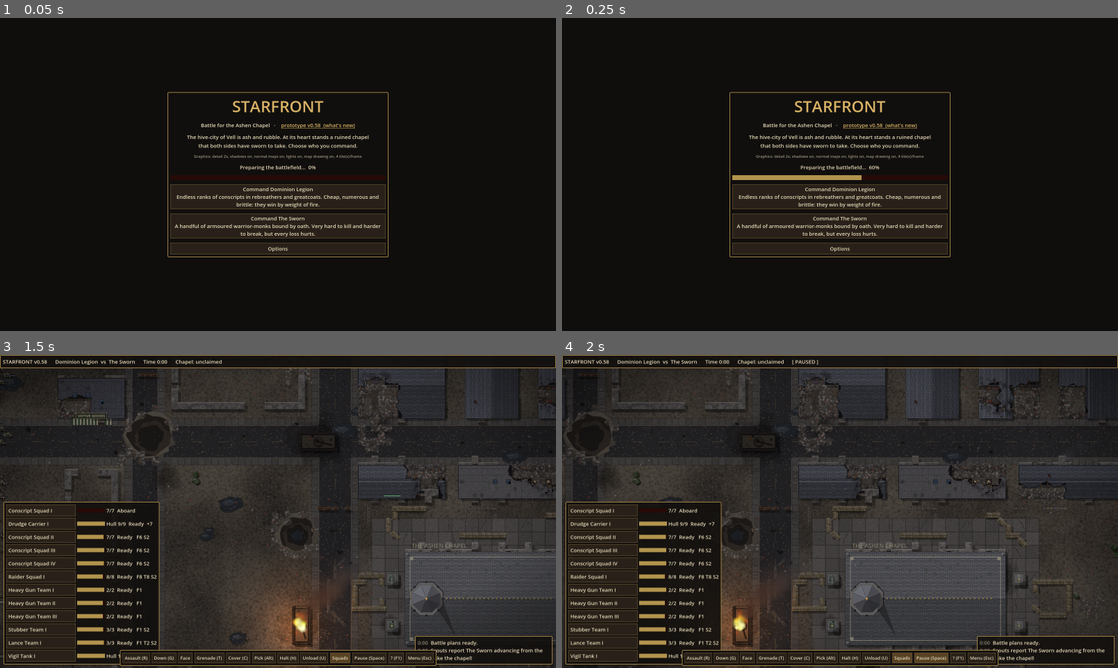
Above: before the commit, frames 1-4 (two rows, left to right).
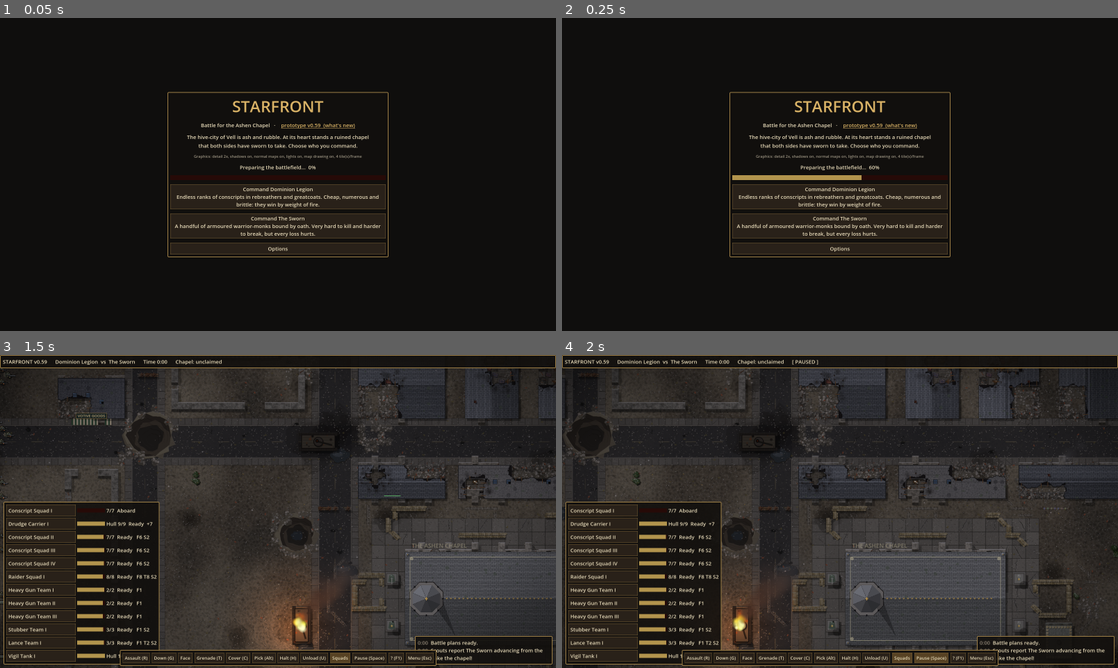
Above: after the commit, the same moments.

Repository: sirspoon/StarFront
Game: Godot game, scene res://scenes/main.tscn
Same seed, same stepped clock (60 frames per second), same inputs: the game is played once before the commit and once after it. Sound files missing from this copy of the repository are replaced by a short silence.
Inputs (mouse positions are in pixels of both pictures, inside the frame that each line leads up to):
- Up to frame 1 (0.05 s): no input
- Up to frame 2 (0.25 s): no input
- Up to frame 3 (1.5 s): click "Command Dominion Legion Endle…" at 0.5 s; tap Enter at 1.25 s; move the mouse to (400, 495) at 1.27 s; hold D from 1.28 s (still down); hold Shift from 1.28 s (still down); click (400, 495) at 1.42 s
- Up to frame 4 (2 s): keep holding D; keep holding Shift; tap Space at 1.52 s

The runs differ from the first frame. In frame 1, less than 0.1% of the frame differs, in the area x 57-58%, y 34-35%; in frame 2, less than 0.1%; in frame 3, 1.4%, in the area x 0-100%, y 2-100%; in frame 4, 1.3%.

Commit message:
v0.59: concrete bunkers with firing slits on the defended approaches
Co-Authored-By: Claude Opus 5.5 <noreply@anthropic.com>
Claude-Session: https://claude.ai/code/session_01Q9zFWq6qGPKtGhTxhDqH85

Diff:
--- a/project.godot
+++ b/project.godot
@@ -7,7 +7,7 @@
 
 config/name="StarFront"
 config/description="Real-time squad tactics in a ruined gothic future."
-config/version="0.58"
+config/version="0.59"
 run/main_scene="res://scenes/main.tscn"
 config/features=PackedStringArray("4.3", "GL Compatibility")
 config/icon="res://icon.svg"
--- a/scripts/battle_map.gd
+++ b/scripts/battle_map.gd
@@ -20,6 +20,8 @@
 const TERRAIN_NAMES := ["Open ground", "Rubble", "Crater", "Ruin floor", "Wall", "Wreck", "Low cover", "Window",
 		"Bushes", "Hedge", "Barbed wire", "Trench"]
 const WINDOW_COVER := 0.5  # a man firing from just inside a window
+const SLIT_COVER := 0.78   # ...or a bunker's firing slit
+const BUNKER_WALL_HP := 320.0
 
 ## Low cover: chest-high things troops crouch behind and fire over. It doesn't block
 ## sight, infantry can clamber over it slowly, vehicles go round. It soaks up more
@@ -64,6 +66,7 @@
 var props: Array = []
 ## Railway sidings, drawn on the ground: [start cell, length in cells, horizontal].
 var rails: Array = []
+var bunker_mask := PackedByteArray()  # 1 on every cell of a bunker
 var building_name: Array[String] = []
 var building_front: Array[int] = []
 const SHOP_NAMES := ["CANDLE & CENSER", "RELIC MENDER", "BREAD OF VELL", "PAWN & SCRIP", "APOTHECARY",
@@ -169,7 +172,7 @@
 		elif nt == T.RUBBLE:
 			v = 0.4
 		elif nt == T.WINDOW:
-			v = WINDOW_COVER + 0.1  # a firing position: safe, and he can shoot out
+			v = (SLIT_COVER if is_bunker(n) else WINDOW_COVER) + 0.1  # a firing position: safe, and he can shoot out
 		elif nt == T.WALL or nt == T.WRECK:
 			v = 0.3  # safe, but he can't shoot through it
 		best = maxf(best, v * (1.0 if off == 0.0 else 0.8))
@@ -196,7 +199,7 @@
 	elif ft == T.WALL or ft == T.WRECK:
 		cov = maxf(cov, 0.55)
 	elif ft == T.WINDOW:
-		cov = maxf(cov, WINDOW_COVER)
+		cov = maxf(cov, SLIT_COVER if is_bunker(cell_of(target_pos + dir * CELL)) else WINDOW_COVER)
 	var lc := cover_cell(target_pos, shooter_pos)
 	if lc.x >= 0:
 		cov = maxf(cov, low_cover_at(lc))
@@ -437,6 +440,8 @@
 	low_kind.fill(0)
 	crushed.resize(W * H)
 	crushed.fill(0)
+	bunker_mask.resize(W * H)
+	bunker_mask.fill(0)
 	_make_city()
 	for i in 22:
 		_make_crater()
@@ -736,6 +741,8 @@
 ## across the streets leading in.
 func _fortify() -> void:
 	_fortify_site(chapel, [0.0, PI, PI * 0.25, -PI * 0.25, PI * 0.75, -PI * 0.75, PI * 0.5, -PI * 0.5])
+	_make_bunker(chapel, 0)  # bunkers on the chapel's east and west approaches
+	_make_bunker(chapel, 2)
 	var picks: Array = []
 	for i in range(1, buildings.size()):
 		var k := building_kind[i]
@@ -746,6 +753,7 @@
 		var r: Rect2i = buildings[i]
 		var east := r.get_center().x > W / 2  # positions face the way the enemy would come
 		_fortify_site(r, [0.0 if east else PI, (0.4 if east else PI - 0.4), (-0.4 if east else PI + 0.4)])
+		_make_bunker(r, 0 if east else 2)
 
 
 func _fortify_site(site: Rect2i, angles: Array) -> void:
@@ -803,6 +811,44 @@
 	return true
 
 
+## A small concrete bunker out on one approach to a site (side 0 east, 1 south, 2 west,
+## 3 north): thick walls, a long firing slit in the front facing the approach, and a doorway
+## at the back facing the site.
+func _make_bunker(site: Rect2i, side: int) -> void:
+	var dirs := [Vector2i(1, 0), Vector2i(0, 1), Vector2i(-1, 0), Vector2i(0, -1)]
+	var out: Vector2i = dirs[side]
+	var size := Vector2i(4, 5) if out.x != 0 else Vector2i(5, 4)
+	for attempt in 14:
+		var dist := rng.randi_range(5, 10)
+		var c := site.get_center()
+		var base := Vector2i(site.end.x + dist if out.x > 0 else (site.position.x - dist - size.x if out.x < 0 else c.x - size.x / 2),
+				site.end.y + dist if out.y > 0 else (site.position.y - dist - size.y if out.y < 0 else c.y - size.y / 2))
+		base += Vector2i(0, rng.randi_range(-6, 6)) if out.x != 0 else Vector2i(rng.randi_range(-6, 6), 0)
+		var r := Rect2i(base, size)
+		var ok := r.position.x >= 17 and r.end.x <= W - 17 and r.position.y >= 1 and r.end.y <= H - 1 and not _overlaps(r.grow(1))
+		if ok:
+			for x in range(r.position.x - 1, r.end.x + 1):
+				for y in range(r.position.y - 1, r.end.y + 1):
+					var t := get_t(Vector2i(x, y))
+					if is_road(Vector2i(x, y)) or not (t == T.OPEN or t == T.RUBBLE or t == T.BUSH):
+						ok = false
+		if not ok:
+			continue
+		buildings.append(r)
+		_note_building("bunker")
+		_fill_room(r)
+		for x in range(r.position.x, r.end.x):
+			for y in range(r.position.y, r.end.y):
+				bunker_mask[y * W + x] = 1
+		# the firing slit along the front, and the doorway at the back
+		var front := _side_cells(r, [3, 1, 2, 0][side])
+		var back := _side_cells(r, [2, 0, 3, 1][side])
+		for k in front.size():
+			set_t(front[k], T.WINDOW)
+		set_t(back[back.size() / 2], T.FLOOR)
+		return
+
+
 ## Barricades across the streets leading to a site, a little way out from it, each with a
 ## gap to squeeze through.
 func _street_barricades(site: Rect2i) -> void:
@@ -960,6 +1006,10 @@
 
 ## Can fire take hold here (a flamer's jet)? Bushes, hedges, wooden barricades, crates,
 ## and the furnishings of rooms.
+func is_bunker(c: Vector2i) -> bool:
+	return in_bounds(c) and bunker_mask[c.y * W + c.x] == 1
+
+
 func flammable(c: Vector2i) -> bool:
 	var t := get_t(c)
 	if t == T.BUSH or t == T.HEDGE:
@@ -1054,7 +1104,7 @@
 			if d > reach:
 				continue
 			var j := c.y * W + c.x
-			roof_hp[j] = maxf(0.0, roof_hp[j] - dmg * clampf(1.0 - d / (reach * 1.2), 0.3, 1.0))
+			roof_hp[j] = maxf(0.0, roof_hp[j] - dmg * clampf(1.0 - d / (reach * 1.2), 0.3, 1.0) * (0.2 if bunker_mask[j] == 1 else 1.0))
 			touched[building_of[j]] = true
 	for b in touched:
 		if b >= 0:
@@ -1087,6 +1137,8 @@
 	for y in H:
 		for x in W:
 			var hp := CHAPEL_WALL_HP if chapel.grow(1).has_point(Vector2i(x, y)) else WALL_HP
+			if bunker_mask[y * W + x] == 1:
+				hp = BUNKER_WALL_HP  # thick reinforced concrete
 			if grid[y * W + x] == T.LOW:
 				hp = LOW_HP[low_kind[y * W + x]]
 			elif grid[y * W + x] == T.WINDOW:
@@ -1100,7 +1152,7 @@
 			for c in _side_cells(b, side) + [b.position, Vector2i(b.end.x - 1, b.position.y),
 					Vector2i(b.position.x, b.end.y - 1), b.end - Vector2i.ONE]:
 				var t := get_t(c)
-				if is_wall(t) or t == T.LOW or (is_chapel and t == T.FLOOR):
+				if is_wall(t) or t == T.LOW or ((is_chapel or is_bunker(c)) and t == T.FLOOR):
 					continue
 				if t == T.OPEN:
 					set_t(c, T.RUBBLE)
--- a/scripts/game_data.gd
+++ b/scripts/game_data.gd
@@ -2,7 +2,7 @@
 extends RefCounted
 ## Factions, soldier types and weapons. Balance tuning lives here.
 
-const VERSION := "0.58"
+const VERSION := "0.59"
 
 ## range in pixels (16 px = 1 map cell); cooldown = seconds between bursts;
 ## acc = base hit chance; ap = how much infantry armour it ignores; supp = suppression per shot;
--- a/scripts/map_painter.gd
+++ b/scripts/map_painter.gd
@@ -1029,6 +1029,8 @@
 func _wall_base(c: Vector2i) -> Color:
 	if map.chapel.grow(1).has_point(c):
 		return Color(0.52, 0.5, 0.47)  # pale, older ferrocrete
+	if map.is_bunker(c):
+		return Color(0.34, 0.34, 0.31)  # dark, heavy military concrete
 	# each building was cast from its own batch of concrete
 	for i in map.buildings.size():
 		if map.buildings[i].grow(1).has_point(c):
@@ -1197,8 +1199,13 @@
 	var o := Vector2(c) * C - Vector2(0, h)
 	var base := _wall_base(c)
 	var horiz := map.is_wall(map.get_t(c + Vector2i(-1, 0))) or map.is_wall(map.get_t(c + Vector2i(1, 0)))
-	# the opening runs across the wall's thickness
+	# the opening runs across the wall's thickness (a bunker's firing slit: long and narrow, joined up)
 	var gap := Rect2(o + Vector2(3, 5), Vector2(10, 6)) if horiz else Rect2(o + Vector2(5, 3), Vector2(6, 10))
+	if map.is_bunker(c):
+		gap = Rect2(o + Vector2(0, 6), Vector2(C, 3.5)) if horiz else Rect2(o + Vector2(6, 0), Vector2(3.5, C))
+		draw_rect(gap.grow(1.2), base.darkened(0.5))
+		draw_rect(gap, Color(0.04, 0.04, 0.05))
+		return
 	var dark := Color(0.07, 0.07, 0.08)
 	draw_rect(gap.grow(0.8), base.darkened(0.55))   # shadowed reveal
 	draw_rect(gap, dark)
@@ -1385,6 +1392,15 @@
 				_box(m + Vector2(0, 5), Vector2(3.5, 3.5), WOOD.darkened(0.2), 0.0)
 				for k in 3:  # papers strewn about
 					draw_rect(Rect2(m + Vector2(_h(c.x, k, 307) * 14 - 7, _h(k, c.y, 308) * 14 - 7), Vector2(3, 2)), Color(0.78, 0.75, 0.68, 0.8))
+		"bunker":
+			if roll < 0.35:
+				_crate(m + Vector2(-2, 1), 6.0, pick)  # ammunition boxes
+				draw_rect(Rect2(m + Vector2(-4, -1), Vector2(4, 1)), Color(0.65, 0.55, 0.25))
+			elif roll < 0.55:
+				_box(m, Vector2(12, 4), WOOD.darkened(0.1), 0.0)  # a bench
+			elif roll < 0.65:
+				_box(m, Vector2(5, 4), Color(0.25, 0.27, 0.22), 0.0)  # a field telephone
+				draw_line(m + Vector2(2.5, 0), m + Vector2(8, 5), Color(0.1, 0.1, 0.1), 0.6)
 		"warehouse":
 			if roll < 0.2:
 				_box(m, Vector2(12, 12), WOOD.darkened(0.1), _h(c.x, c.y, 309) * 0.2)  # a pallet
--- a/scripts/roofs.gd
+++ b/scripts/roofs.gd
@@ -179,7 +179,7 @@
 		var ridge := (r.position.y + r.size.y * 0.5) * C if horiz else (r.position.x + r.size.x * 0.5) * C
 		var is_chapel := r == map.chapel
 		var kind: String = map.building_kind[index] if index < map.building_kind.size() else "home"
-		var flat := kind == "shop" or kind == "office"  # flat roofs: tar paper or concrete
+		var flat := kind == "shop" or kind == "office" or kind == "bunker"  # flat roofs: tar paper or concrete
 		var metal := kind == "industry" or kind == "warehouse"  # corrugated iron on the works and warehouses
 		var slate := Color(0.23, 0.235, 0.245) if not is_chapel else Color(0.31, 0.31, 0.3)  # chapel: old lead
 		match kind:
@@ -188,6 +188,7 @@
 			"office": slate = Color(0.27, 0.26, 0.25)
 			"industry": slate = Color(0.33, 0.3, 0.27)
 			"warehouse": slate = Color(0.3, 0.31, 0.3)
+			"bunker": slate = Color(0.33, 0.33, 0.3)
 		slate = slate.lightened((_h(index, 0, 1) - 0.5) * 0.1)
 		var has := func(c: Vector2i) -> bool: return map.in_bounds(c) and map.roof_at(c) > 0.0 and r.has_point(c)
 		# shadow thrown on the ground beyond the eaves
@@ -339,6 +340,23 @@
 			draw_circle(p, s * 0.3, Color(0.04, 0.03, 0.03))  # the flue, sooty
 		if kind == "chapel":
 			_chapel_spire(map, r)
+		if kind == "bunker":
+			# sandbags laid along the roof's edges, and an armoured periscope cupola
+			var rr := Rect2(Vector2(r.position * C), Vector2(r.size * C))
+			for edge in 4:
+				var a: Vector2 = [rr.position, Vector2(rr.end.x, rr.position.y), rr.end, Vector2(rr.position.x, rr.end.y)][edge]
+				var b: Vector2 = [Vector2(rr.end.x, rr.position.y), rr.end, Vector2(rr.position.x, rr.end.y), rr.position][edge]
+				var inward := (rr.get_center() - (a + b) * 0.5).normalized() * 4.0
+				var n := int(a.distance_to(b) / 7.0)
+				for k in n:
+					var q := a.lerp(b, (k + 0.5) / n) + inward
+					draw_circle(q + Vector2(0.8, 1.0), 3.2, Color(0, 0, 0, 0.35))
+					draw_circle(q, 3.2, Color(0.47, 0.42, 0.31).lightened((_h(index, k + edge * 10, 410) - 0.5) * 0.15))
+			var cp := rr.get_center()
+			draw_circle(cp + Vector2(2, 3), 5.0, Color(0, 0, 0, 0.4))
+			draw_circle(cp, 5.0, Color(0.28, 0.29, 0.26))
+			draw_arc(cp, 5.0, 0, TAU, 14, Color(0.1, 0.1, 0.09), 1.0)
+			draw_rect(Rect2(cp + Vector2(-1, -3.5), Vector2(2, 2)), Color(0.05, 0.05, 0.05))
 		if kind == "warehouse":
 			# a long strip of skylights down the ridge
 			var horiz := r.size.x >= r.size.y
--- a/scripts/whats_new.gd
+++ b/scripts/whats_new.gd
@@ -5,6 +5,7 @@
 ## When a whole version is reached (1.0, 2.0 ...), start a new heading for it.
 
 const TEXT := """PROTOTYPE (before 1.0)
+- Concrete bunkers with firing slits guarding the chapel and key buildings
 - Defences built round the chapel and key buildings, facing outward; optional trench lines
 - Foundry District battlefield: warehouses, storage tanks, furnaces and rail yards
 - Statues, a spired chapel, and flamers that set the scenery alight
Not shown, changed: CHANGELOG.md
